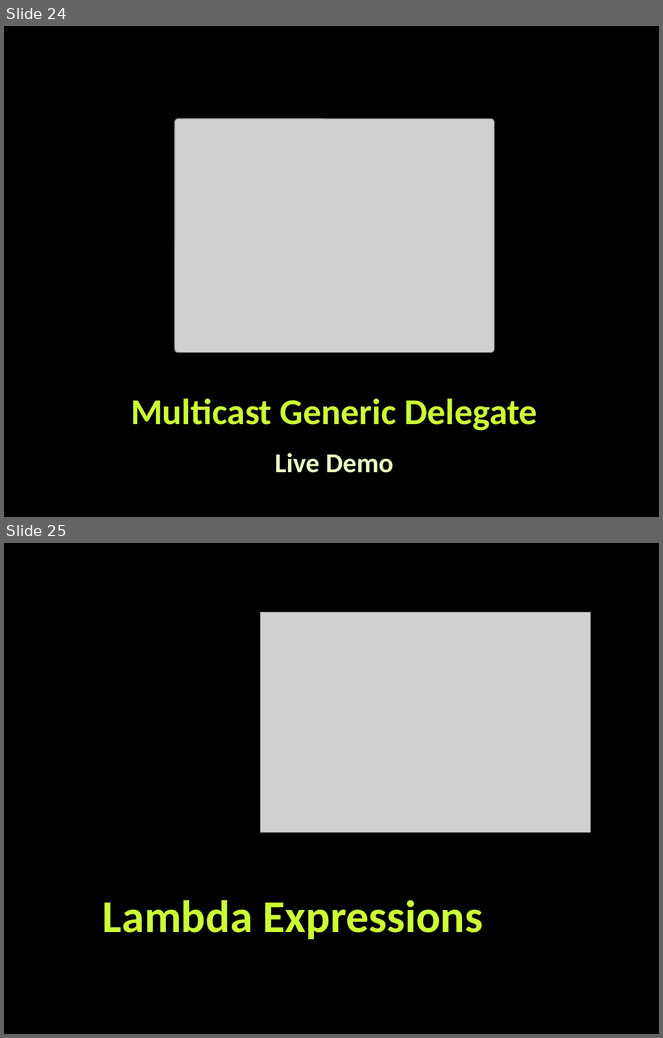
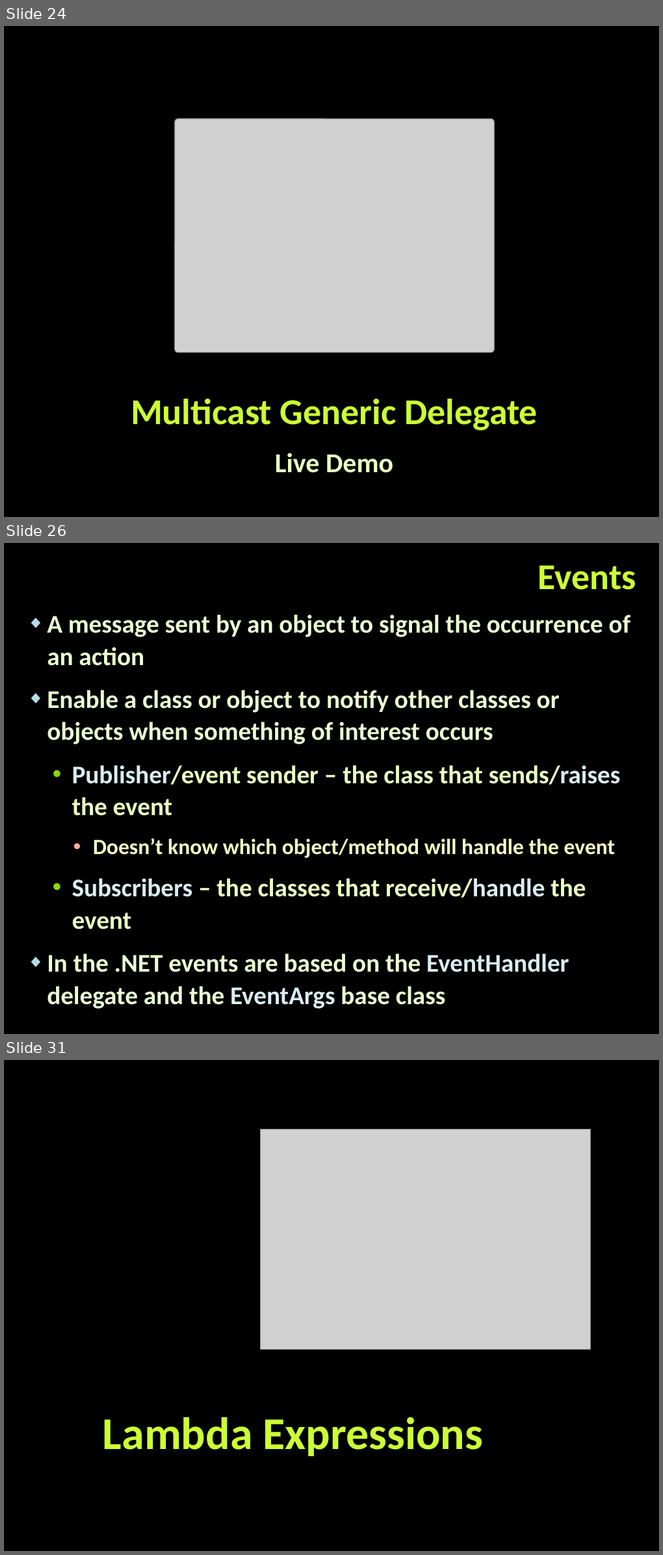
Before and after one commit to tddold/Telerik-Academy, a slide deck: Programming with C#/3. C# OOP/Presentations/Extension-Methods-Delegates-Lambda-LINQ.pptx. Shown one above the other, each under a label of ours: slides 24 and 25 before the commit, slides 24, 26 and 31 after it; the slides between them are not shown. The pictures are 663x1038 and 663x1555 pixels, drawn with LibreOffice and Linux fonts; fonts in the diff are those of the drawing; grey boxes stand for pictures; background and template pictures are left out. Boxes give left, top, right and bottom in pixels: in the first picture for what was removed or moved away, otherwise in the second. Text is boxed around its words. In the diff, an @@ line names an element or a change of style, - is before the commit and + after.

```diff
--- a/Programming with C#/3. C# OOP/Presentations/Extension-Methods-Delegates-Lambda-LINQ.pptx
+++ b/Programming with C#/3. C# OOP/Presentations/Extension-Methods-Delegates-Lambda-LINQ.pptx
@@ slide 26 added at bbox=[4, 543, 659, 1034], background picture (left out) @@
@@ title added at bbox=[538, 565, 636, 590], 40 pt, text #CCFF33, bold @@
+Events
@@ text added at bbox=[47, 615, 631, 1009], 28 pt, text #EBFFD2, bold @@
+◆ A message sent by an object to signal the occurrence of an action
+◆ Enable a class or object to notify other classes or objects when something of interest occurs
+  • Publisher/event sender – the class that sends/raises the event
+    • Doesn’t know which object/method will handle the event
+  • Subscribers – the classes that receive/handle the event
+◆ In the .NET events are based on the EventHandler delegate and the EventArgs base class
@@ what was slide 25 is now slide 31 @@
```
Also in this commit, not shown: 13 slides changed, 5 other slides added, 6 slides removed, 12 other files.
